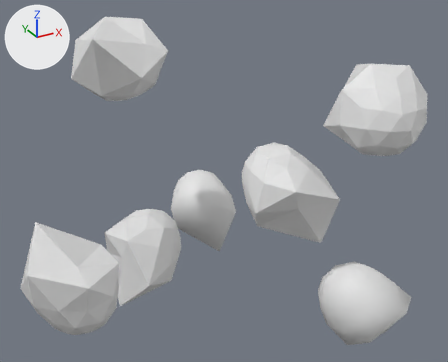
The glTF model tree.gltf: old version first, new version second.
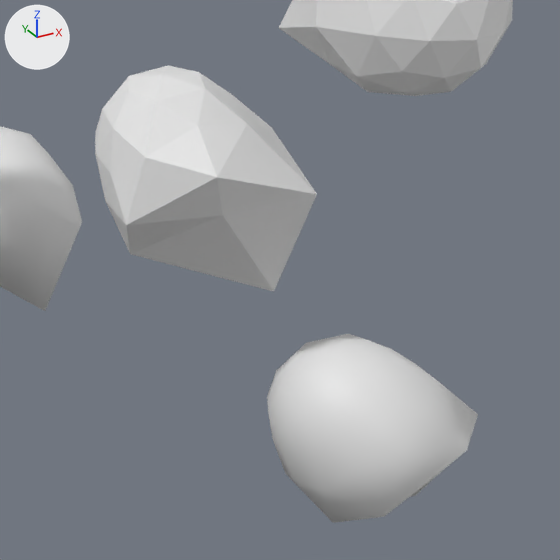
Each version is shown whole from a 50 mm lens placed at (-5.14, -5.86, 5.65), pointed at (-1.79, 0.23, 2.61), then close up on the part from 45% to 100% of the width and 31% to 100% of the height. Every picture has the same lights, and +X, +Y and +Z are marked at upper left. Where no turn or scale is listed for an object, it has been applied to the vertices.
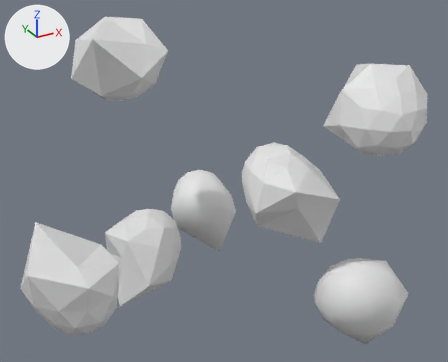
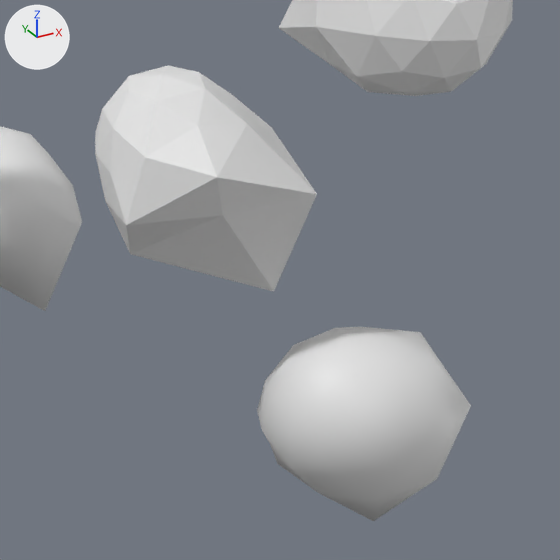
Location of each change, [x1, y1, x2, y2] in pixels of the close-ups (560 x 560 px):
'Icosphere.001', turned: before [267, 334, 478, 523]; after [257, 327, 471, 521]

The edits, one by one:
Object 'Icosphere.001' (ob_icosphere_001) turns from (-89, -16, -89) to (10, 151, -49) degrees about x, y and z.
